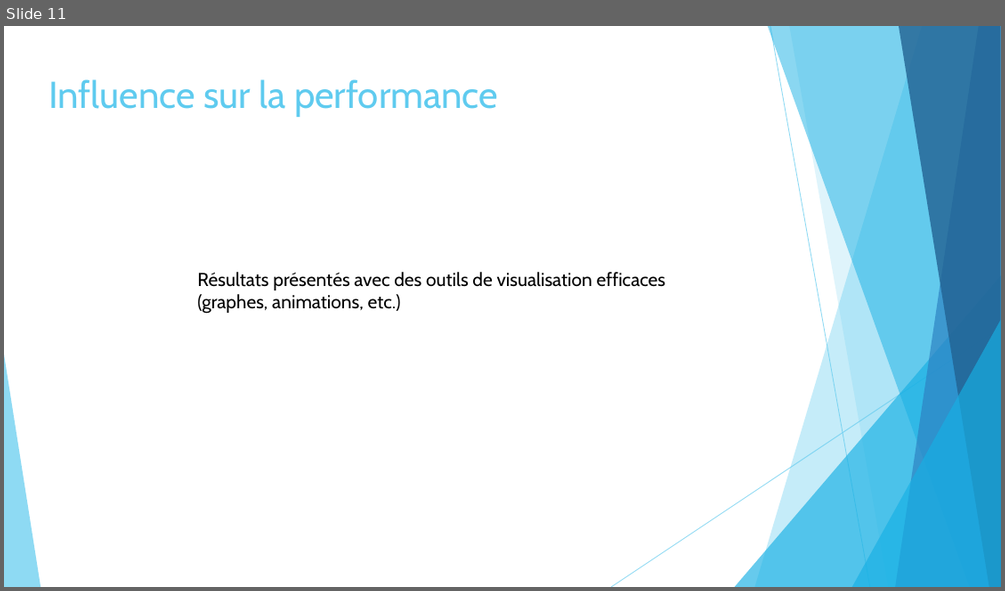
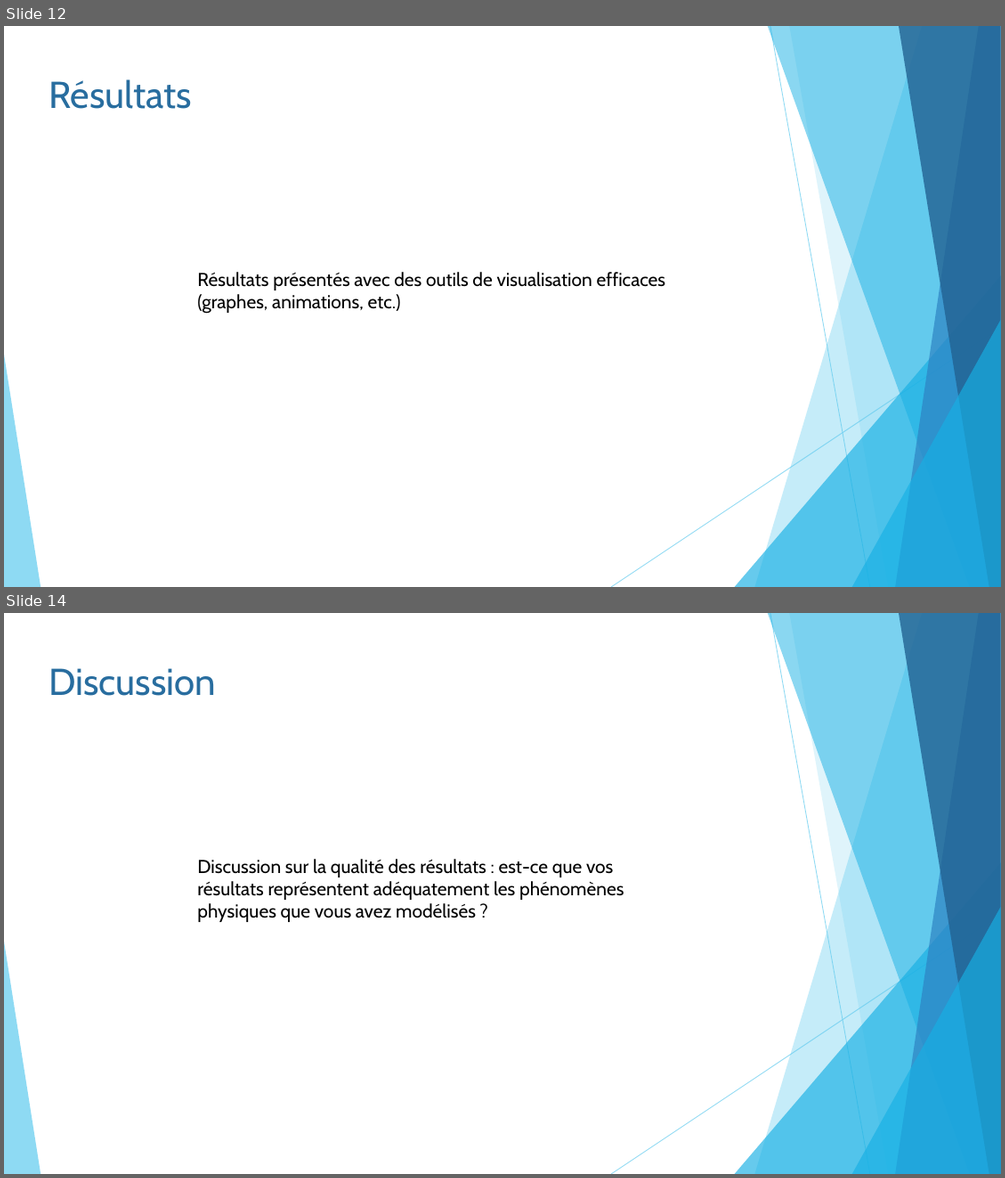
Before and after one commit to pierreluc-plt/ProjetSimulation, a slide deck: Oral/Présentation_Eq11.pptx. Shown one above the other, each under a label of ours: slide 11 before the commit, slides 12 and 14 after it; the slides between them are not shown. The pictures are 1005x591 and 1005x1178 pixels, drawn with LibreOffice and Linux fonts; fonts in the diff are those of the drawing. Boxes give left, top, right and bottom in pixels: in the first picture for what was removed or moved away, otherwise in the second. Text is boxed around its words. In the diff, an @@ line names an element or a change of style, - is before the commit and + after.

```diff
--- a/Oral/Présentation_Eq11.pptx
+++ b/Oral/Présentation_Eq11.pptx
@@ slide 14 added at [4,613,1001,1174], background #FFFFFF; not listed: 10 template elements that a slide beside it also shows @@
@@ text added at [48,668,216,696], 36 pt, text #286D9F @@
+Discussion
@@ text added at [197,859,623,922], 18 pt, text #000000 @@
+Discussion sur la qualité des résultats : est-ce que vos résultats représentent adéquatement les phénomènes physiques que vous avez modélisés ?
@@ what was slide 11 is now slide 12 @@
@@ slide 12 changed as well @@
@@ text at [48,79,192,109]: text changed; text colour #5FCBEF to #286D9F @@
-Influence sur la performance
+Résultats
```
Also in this commit, not shown: 10 other slides changed, 5 other slides added.
